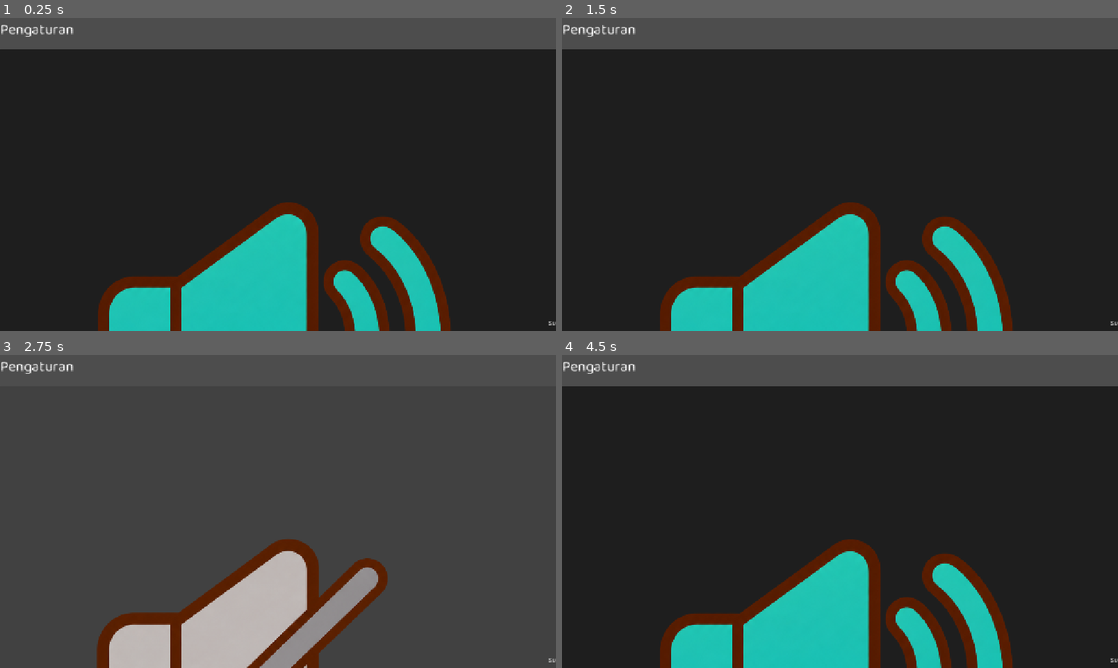
Above: before the commit, frames 1-4 (two rows, left to right).
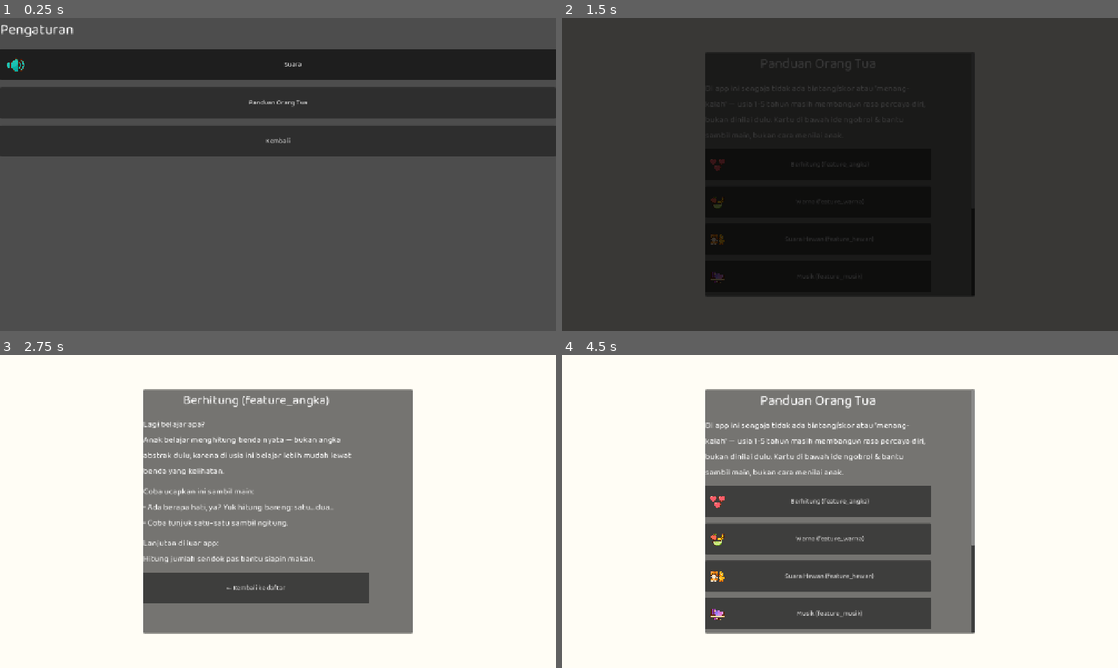
Above: after the commit, the same moments.

Repository: ptnusavisionmedia/game-balita
Game: Godot game, scene res://scenes/Settings.tscn
The game is run twice, just before and just after one commit, with the same random seed, the same clock (stepped at 60 frames per second) and the same inputs. This scene is started directly instead of the project's main scene.
Inputs (mouse positions are in pixels of both pictures, inside the frame that each line leads up to):
- Up to frame 1 (0.25 s): no input
- Up to frame 2 (1.5 s): click "Suara" at 0.5 s; click (840, 102) at 1.25 s, where only the run after the commit has a clickable "Panduan Orang Tua"
- Up to frame 3 (2.75 s): click (255, 502) at 2 s, where only the run after the commit has a clickable "Berhitung (feature_angka)"
- Up to frame 4 (4.5 s): click (817, 586) at 2.75 s, where only the run after the commit has a clickable "← Kembali ke daftar"; click (817, 539) at 3.5 s, where only the run after the commit has a clickable "Warna (feature_warna)"; click (817, 602) at 4.25 s, where only the run after the commit has a clickable "← Kembali ke daftar"

The runs differ from the first frame. In frame 1, 61% of the frame differs, in the area x 0-100%, y 12-100%; in frame 2, 61%; in frame 3, 98%; in frame 4, 100%, in the area x 0-100%, y 0-100%.

Commit message:
fix: ikon speaker raksasa di Settings + reveal icon hewan tak di-scale
Dua Button.icon lolos dari audit sebelumnya tanpa `expand_icon = true`
(+ `icon_max_width` buat sound_button karena lebarnya fleksibel) —
Godot menggambar ikon di ukuran ASLI FILE (bisa 512-1024px) alih-alih
di-scale ke ukuran tombol. Dilaporkan user: ikon speaker di Settings
nutupin hampir seluruh layar.

Co-Authored-By: Claude Sonnet 5 <noreply@anthropic.com>

Diff:
--- a/features/feature_hewan/hewan.gd
+++ b/features/feature_hewan/hewan.gd
@@ -263,6 +263,8 @@
 	var reveal_icon_path := "res://core/assets/images/ui/reveal.png"
 	if FileAccess.file_exists(reveal_icon_path):
 		reveal_button.icon = load(reveal_icon_path)
+		reveal_button.expand_icon = true
+		reveal_button.add_theme_constant_override("icon_max_width", 48)
 		reveal_button.text = "Lihat Jawaban"
 	else:
 		reveal_button.text = "🔍 Lihat Jawaban"
--- a/scenes/settings.gd
+++ b/scenes/settings.gd
@@ -56,6 +56,13 @@
 	var path := on_path if _sound_button.button_pressed else off_path
 	if FileAccess.file_exists(path):
 		_sound_button.icon = load(path)
+		# Fix bug 2026-11-22 (dilaporkan user, screenshot): tanpa
+		# `expand_icon` + `icon_max_width`, `Button.icon` digambar di
+		# UKURAN ASLI FILE (bisa 512-1024px), bukan di-scale ke ukuran
+		# tombol — bikin ikon raksasa nutupin seluruh layar Settings. Pola
+		# yang sama juga WAJIB dipakai di setiap `Button.icon` lain.
+		_sound_button.expand_icon = true
+		_sound_button.add_theme_constant_override("icon_max_width", 64)
 		_sound_button.text = "Suara"
 	else:
 		_sound_button.text = "🔊 Suara" if _sound_button.button_pressed else "🔇 Suara"
